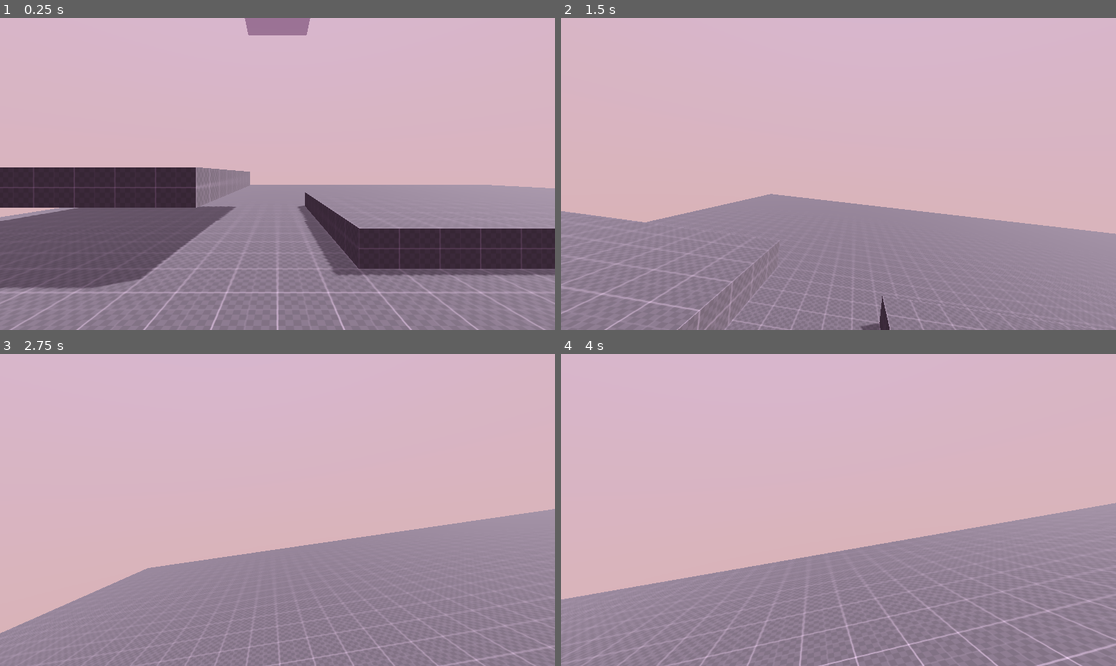
Above: before the commit, frames 1-4 (two rows, left to right).
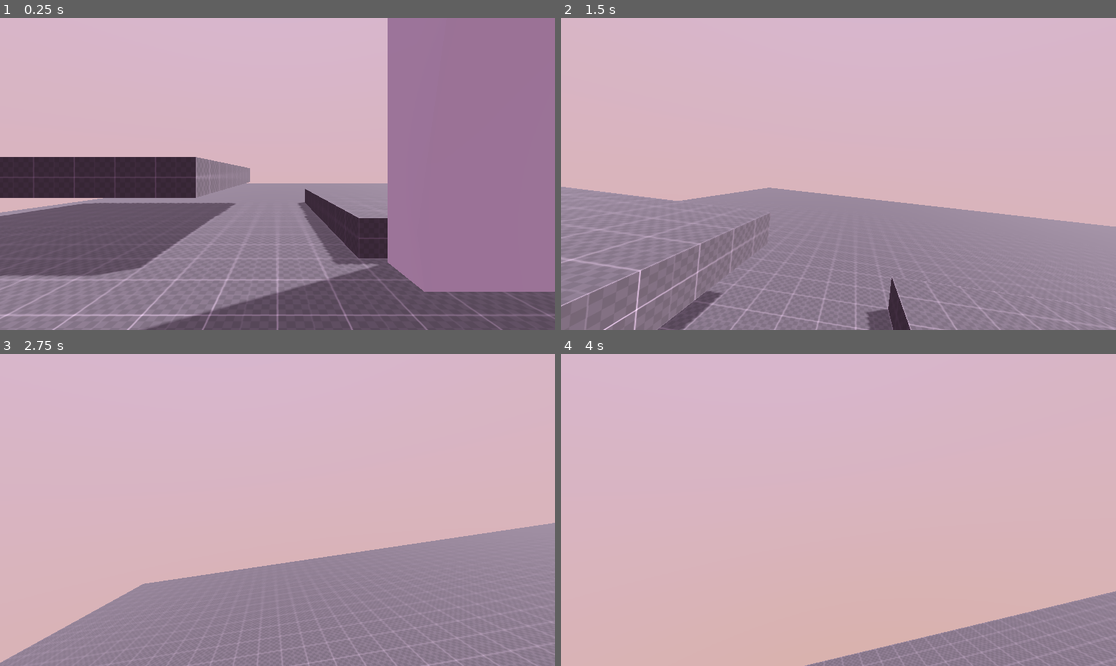
Above: after the commit, the same moments.

Repository: JhanosC/Borrowed-Time-PDJ
Game: Godot game, scene res://node_3d.tscn
The game is run twice, just before and just after one commit, with the same random seed, the same clock (stepped at 60 frames per second) and the same inputs.
Inputs (mouse positions are in pixels of both pictures, inside the frame that each line leads up to):
- Up to frame 1 (0.25 s): no input
- Up to frame 2 (1.5 s): move the mouse to (866, 174) at 0.52 s; hold W (move_forward) from 0.53 s (still down); tap Space (jump) at 0.6, 0.77, 1.07 s; move the mouse to (810, 174) at 1.27 s; tap E (interact) at 1.35 s
- Up to frame 3 (2.75 s): keep holding W (move_forward); tap Space (jump) at 1.52, 1.55, 1.82, 2.3 s; move the mouse to (288, 503) at 2.02 s; click (288, 503) at 2.1 s
- Up to frame 4 (4 s): keep holding W (move_forward); move the mouse to (832, 516) at 2.77 s; tap Space (jump) at 2.85, 3.02, 3.32, 3.77, 3.8 s; move the mouse to (877, 513) at 3.52 s; tap E (interact) at 3.6 s

The runs differ from the first frame. In frame 1, 40% of the frame differs, in the area x 0-100%, y 0-100%; in frame 2, 7.2%; in frame 3, 6.1%; in frame 4, 31%.

Commit message:
Pequenas mudanças de movimento

Diff:
--- a/ASSETS/controllers/player_controller.tscn
+++ b/ASSETS/controllers/player_controller.tscn
@@ -13,13 +13,18 @@
 transform = Transform3D(1, 0, 0, 0, 1, 0, 0, 0, 1, 0, 1, 0)
 shape = SubResource("CapsuleShape3D_jka67")
 
-[node name="MeshInstance3D" type="MeshInstance3D" parent="CollisionShape3D"]
+[node name="WorldModel" type="Node3D" parent="."]
+
+[node name="MeshInstance3D" type="MeshInstance3D" parent="WorldModel"]
+transform = Transform3D(1, 0, 0, 0, 1, 0, 0, 0, 1, 0, 1, 0)
 mesh = SubResource("CapsuleMesh_i5arm")
+skeleton = NodePath("../../CollisionShape3D")
 
 [node name="CameraController" type="Node3D" parent="."]
-transform = Transform3D(1, 0, 0, 0, 1, 0, 0, 0, 1, 0, 2, 0)
+transform = Transform3D(1, 0, 0, 0, 1, 0, 0, 0, 1, 0, 1.75, 0)
 
 [node name="Camera3D" type="Camera3D" parent="CameraController"]
+cull_mask = 1048573
 
 [node name="RayCast3D" type="RayCast3D" parent="CameraController/Camera3D"]
 exclude_parent = false
--- a/ASSETS/controllers/scripts/player_controller.gd
+++ b/ASSETS/controllers/scripts/player_controller.gd
@@ -1,10 +1,12 @@
 extends CharacterBody3D
 
 @export_subgroup("Properties")
-@export var movement_speed = 10
-@export var jump_strength = 10
+@export var movement_speed := 10
+@export var jump_strength := 6.0
+@export var mouse_sensitivity = 700
+@export var auto_bhop := true
 
-var mouse_sensitivity = 700
+var wish_dir := Vector3.ZERO
 
 var mouse_captured := true
 
@@ -16,67 +18,52 @@
 var gravity := 0.0
 
 var jump_single := true
-var jump_double := true
 
 @onready var camera = $CameraController/Camera3D
 @onready var raycast = $CameraController/Camera3D/RayCast3D
 
 func _ready():
-
+	for child in $WorldModel.find_children("*", "VisualInstance3D"):
+		child.set_layer_mask_value(1, false)
+		child.set_layer_mask_value(2, true)
 	Input.mouse_mode = Input.MOUSE_MODE_CAPTURED
 
 func _physics_process(delta):
-
 	#Handle functions
 	handle_controls(delta)
 	handle_gravity(delta)
 
 	#Apply movement
-
 	var applied_velocity: Vector3
-
 	movement_velocity = transform.basis * movement_velocity #Move forward
-
 	applied_velocity = velocity.lerp(movement_velocity, delta * 10)
 	applied_velocity.y = -gravity
+	velocity = applied_velocity
 
-	velocity = applied_velocity
 	move_and_slide()
 
 	#Smooth camera movement
-
 	camera.rotation.z = lerp_angle(camera.rotation.z, -input_mouse.x * 70 * delta, delta * 5)
-
 	camera.rotation.x = lerp_angle(camera.rotation.x, rotation_target.x, delta * 50)
 	rotation.y = lerp_angle(rotation.y, rotation_target.y, delta * 25)
 
-
 	#Camera bobbing when landing
-
 	camera.position.y = lerp(camera.position.y, 0.0, delta * 5)
-
 	if is_on_floor() and gravity > 1: # Landed
 		camera.position.y = -0.1
-
 	#Respawn
-
 	if position.y < -10:
 		get_tree().reload_current_scene()
 
 #Mouse movement
-
-func _input(event):
+func _unhandled_input(event):
 	if event is InputEventMouseMotion and mouse_captured:
-
 		input_mouse = event.relative / mouse_sensitivity
-
 		rotation_target.y -= event.relative.x / mouse_sensitivity
 		rotation_target.x -= event.relative.y / mouse_sensitivity
 
 func handle_controls(_delta):
-
 	#Mouse capture/Enable cursor
-
 	if Input.is_action_just_pressed("mouse_capture"):
 		Input.mouse_mode = Input.MOUSE_MODE_CAPTURED
 		mouse_captured = true
@@ -84,25 +71,15 @@
 	if Input.is_action_just_pressed("mouse_capture_exit"):
 		Input.mouse_mode = Input.MOUSE_MODE_VISIBLE
 		mouse_captured = false
-
 		input_mouse = Vector2.ZERO
 	rotation_target.x = clamp(rotation_target.x, deg_to_rad(-90), deg_to_rad(90))
 
 	#Get direction
-
 	var input := Input.get_vector("move_left", "move_right", "move_forward", "move_backward")
-
 	movement_velocity = Vector3(input.x, 0, input.y).normalized() * movement_speed
 
 	#Jumping
-
 	if Input.is_action_just_pressed("jump"):
-
-		if jump_double:
-
-			gravity = -jump_strength
-			jump_double = false
-
 		if(jump_single): action_jump()
 	#Interact with objects
 	action_interact()
@@ -125,10 +102,4 @@
 #Jumping logic
 
 func action_jump():
-	if is_on_floor():
-		jump_double = true;
-	else:
-		jump_double = false;
-	jump_single = false;
-
 	gravity = -jump_strength
--- a/node_3d.tscn
+++ b/node_3d.tscn
@@ -22,10 +22,6 @@
 
 [sub_resource type="ConcavePolygonShape3D" id="ConcavePolygonShape3D_jka67"]
 data = PackedVector3Array(-5, 0.5, 5, 5, 0.5, 5, -5, -0.5, 5, 5, 0.5, 5, 5, -0.5, 5, -5, -0.5, 5, 5, 0.5, -5, -5, 0.5,  …(356 unchanged characters)…
-
-[sub_resource type="BoxMesh" id="BoxMesh_r3fl7"]
-
-[sub_resource type="BoxShape3D" id="BoxShape3D_a0tk4"]
 
 [node name="Node3D" type="Node3D"]
 
@@ -107,18 +103,17 @@
 [node name="CollisionShape3D" type="CollisionShape3D" parent="Level/PlataformaMuitoBaixa/StaticBody3D"]
 shape = SubResource("ConcavePolygonShape3D_jka67")
 
-[node name="RigidBody3D" type="RigidBody3D" parent="."]
-transform = Transform3D(1, 0, 0, 0, 1, 0, 0, 0, 1, 0, 6, -3)
-
-[node name="MeshInstance3D" type="MeshInstance3D" parent="RigidBody3D"]
-mesh = SubResource("BoxMesh_r3fl7")
-
-[node name="CollisionShape3D" type="CollisionShape3D" parent="RigidBody3D"]
-shape = SubResource("BoxShape3D_a0tk4")
-
 [node name="GridMap" type="GridMap" parent="."]
 mesh_library = ExtResource("4_r3fl7")
 data = {
 "cells": PackedInt32Array(196599, 65534, 1, 196586, 0, 1, 196581, 65525, 1, 589779, 65526, 1, 589784, 3, 1, 851942, 9, 1, 262111, 65525, 1048577, 655330, 3, 1048577, 917490, 14, 1048576, 524250, 65522, 1048577, 393181, 65530, 1048577, 786410, 0, 1048577)
 }
 metadata/_editor_floor_ = Vector3(0, 11, 0)
+
+[node name="CSGBox3D" type="CSGBox3D" parent="."]
+transform = Transform3D(6.8, 0, 0, 0, 6.8, 0, 0, 0, 6.8, 6, 3.8, -1.4)
+use_collision = true
+
+[node name="CSGCylinder3D" type="CSGCylinder3D" parent="CSGBox3D"]
+transform = Transform3D(1.83643e-08, -0.7, 0, 1.54, 8.34742e-09, 0, 0, 0, 0.7, 0, -0.338235, 0)
+operation = 2
--- a/project.godot
+++ b/project.godot
@@ -62,6 +62,10 @@
 ]
 }
 
+[physics]
+
+3d/physics_engine="Jolt Physics"
+
 [rendering]
 
 anti_aliasing/quality/msaa_3d=2
Not shown: 1 places in node_3d.tscn that only renumber resources
